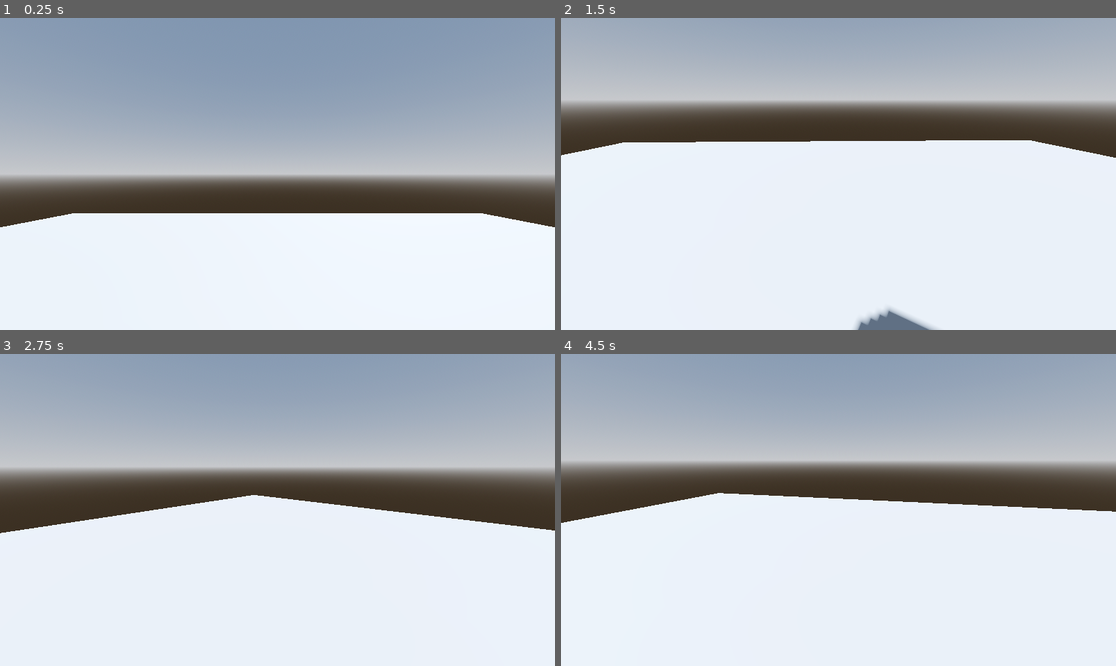
Above: before the commit, frames 1-4 (two rows, left to right).
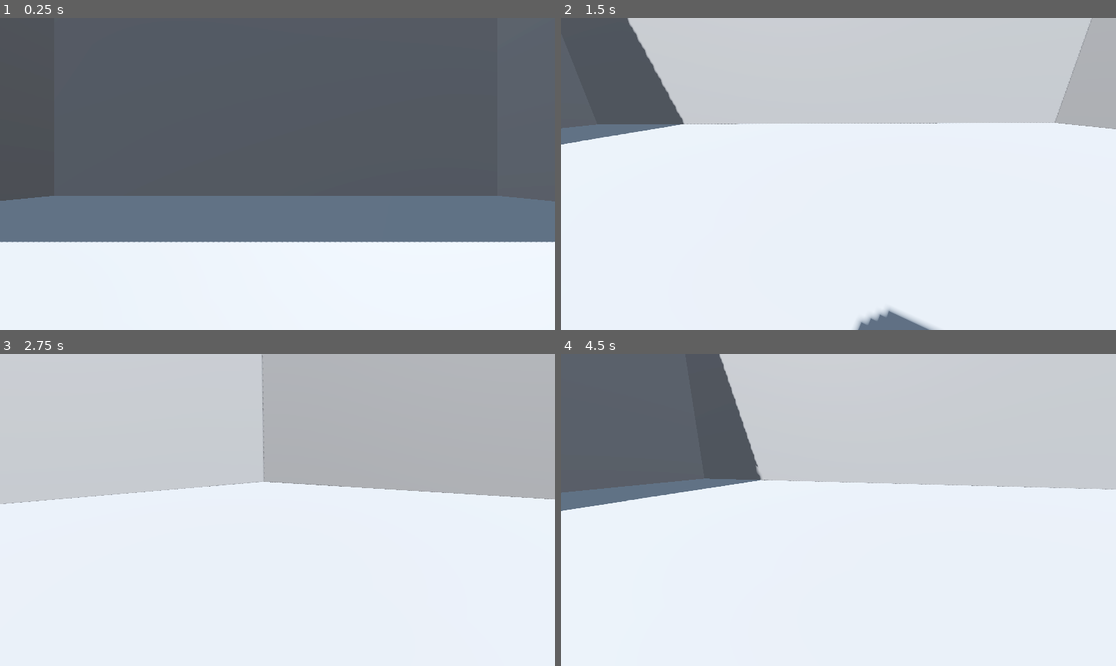
Above: after the commit, the same moments.

Repository: LeCodingOwl/split-3
Game: Godot game, scene res://main.tscn
Two runs of this game, one before a commit and one after it. Both use one fixed random seed, a clock stepped at 60 frames per second and the inputs below.
Inputs (mouse positions are in pixels of both pictures, inside the frame that each line leads up to):
- Up to frame 1 (0.25 s): no input
- Up to frame 2 (1.5 s): tap Enter (ui_accept) at 0.5, 0.77, 1.25 s; move the mouse to (960, 158) at 0.52 s; hold Right (ui_right) 0.53-1.28 s; click (960, 158) at 0.67 s; move the mouse to (810, 174) at 1.27 s; hold Up (ui_up) from 1.28 s (still down)
- Up to frame 3 (2.75 s): keep holding Up (ui_up); tap Enter (ui_accept) at 1.52, 2 s; move the mouse to (288, 503) at 2.02 s
- Up to frame 4 (4.5 s): keep holding Up (ui_up); tap Enter (ui_accept) at 2.75, 3.02, 3.5, 3.77, 4.25 s; move the mouse to (832, 516) at 2.77 s; move the mouse to (877, 513) at 3.52 s; move the mouse to (794, 506) at 4.27 s

The runs differ from the first frame. In frame 1, 71% of the frame differs, in the area x 0-100%, y 0-72%; in frame 2, 31%; in frame 3, 34%; in frame 4, 42%.

Commit message:
Testing rand spawning

Diff:
--- a/Player.gd
+++ b/Player.gd
@@ -8,6 +8,15 @@
 var gravity = ProjectSettings.get_setting("physics/3d/default_gravity")
 @onready var neck := $Neck
 @onready var camera := $Neck/Camera3D
+
+var direction = Vector3.ZERO
+
+func _ready():
+	direction.x = randi() % 500
+	direction.z = randi() % 500
+
+	print("directionX: " + str(direction.x))
+	print("directionZ: " + str(direction.z))
 
 func _unhandled_input(event: InputEvent) -> void:
 	if event is InputEventMouseButton:
--- a/main.tscn
+++ b/main.tscn
@@ -1,6 +1,17 @@
-[gd_scene load_steps=9 format=3 uid="uid://dcr67wj5hnxrw"]
+[gd_scene load_steps=11 format=3 uid="uid://dcr67wj5hnxrw"]
 
 [ext_resource type="Script" path="res://Player.gd" id="1_vqj43"]
+
+[sub_resource type="PlaneMesh" id="PlaneMesh_vso4i"]
+size = Vector2(40, 40)
+
+[sub_resource type="ConcavePolygonShape3D" id="ConcavePolygonShape3D_bbqqu"]
+data = PackedVector3Array(10, 0, 10, -10, 0, 10, 10, 0, -10, -10, 0, 10, -10, 0, -10, 10, 0, -10)
+
+[sub_resource type="BoxMesh" id="BoxMesh_ae66r"]
+
+[sub_resource type="ConcavePolygonShape3D" id="ConcavePolygonShape3D_5ohwt"]
+data = PackedVector3Array(-0.5, 0.5, 0.5, 0.5, 0.5, 0.5, -0.5, -0.5, 0.5, 0.5, 0.5, 0.5, 0.5, -0.5, 0.5, -0.5, -0.5, 0.5, 0.5, 0.5, -0.5, -0.5, 0.5, -0.5, 0.5, -0.5, -0.5, -0.5, 0.5, -0.5, -0.5, -0.5, -0.5, 0.5, -0.5, -0.5, 0.5, 0.5, 0.5, 0.5, 0.5, -0.5, 0.5, -0.5, 0.5, 0.5, 0.5, -0.5, 0.5, -0.5, -0.5, 0.5, -0.5, 0.5, -0.5, 0.5, -0.5, -0.5, 0.5, 0.5, -0.5, -0.5, -0.5, -0.5, 0.5, 0.5, -0.5, -0.5, 0.5, -0.5, -0.5, -0.5, 0.5, 0.5, 0.5, -0.5, 0.5, 0.5, 0.5, 0.5, -0.5, -0.5, 0.5, 0.5, -0.5, 0.5, -0.5, 0.5, 0.5, -0.5, -0.5, -0.5, 0.5, 0.5, -0.5, 0.5, -0.5, -0.5, -0.5, 0.5, -0.5, 0.5, 0.5, -0.5, -0.5, -0.5, -0.5, -0.5)
 
 [sub_resource type="ProceduralSkyMaterial" id="ProceduralSkyMaterial_vxwf1"]
 sky_horizon_color = Color(0.64625, 0.65575, 0.67075, 1)
@@ -15,12 +26,6 @@
 tonemap_mode = 2
 glow_enabled = true
 
-[sub_resource type="PlaneMesh" id="PlaneMesh_vso4i"]
-size = Vector2(20, 20)
-
-[sub_resource type="ConcavePolygonShape3D" id="ConcavePolygonShape3D_bbqqu"]
-data = PackedVector3Array(10, 0, 10, -10, 0, 10, 10, 0, -10, -10, 0, 10, -10, 0, -10, 10, 0, -10)
-
 [sub_resource type="CapsuleMesh" id="CapsuleMesh_xblgj"]
 
 [sub_resource type="ConvexPolygonShape3D" id="ConvexPolygonShape3D_eqgit"]
@@ -28,20 +33,59 @@
 
 [node name="Node3D" type="Node3D"]
 
+[node name="Room" type="Node3D" parent="."]
+
+[node name="Floor" type="MeshInstance3D" parent="Room"]
+mesh = SubResource("PlaneMesh_vso4i")
+skeleton = NodePath("../..")
+
+[node name="StaticBody3D" type="StaticBody3D" parent="Room/Floor"]
+
+[node name="CollisionShape3D" type="CollisionShape3D" parent="Room/Floor/StaticBody3D"]
+shape = SubResource("ConcavePolygonShape3D_bbqqu")
+
+[node name="Wall" type="MeshInstance3D" parent="Room"]
+transform = Transform3D(2, 0, 0, 0, 25, 0, 0, 0, 40, 20.461, 12.163, 0)
+mesh = SubResource("BoxMesh_ae66r")
+
+[node name="StaticBody3D" type="StaticBody3D" parent="Room/Wall"]
+
+[node name="CollisionShape3D" type="CollisionShape3D" parent="Room/Wall/StaticBody3D"]
+shape = SubResource("ConcavePolygonShape3D_5ohwt")
+
+[node name="Wall2" type="MeshInstance3D" parent="Room"]
+transform = Transform3D(2, 0, 0, 0, 25, 0, 0, 0, 40, -20.757, 12.163, 0)
+mesh = SubResource("BoxMesh_ae66r")
+
+[node name="StaticBody3D" type="StaticBody3D" parent="Room/Wall2"]
+
+[node name="CollisionShape3D" type="CollisionShape3D" parent="Room/Wall2/StaticBody3D"]
+shape = SubResource("ConcavePolygonShape3D_5ohwt")
+
+[node name="Wall3" type="MeshInstance3D" parent="Room"]
+transform = Transform3D(-8.74228e-08, 0, 40, 0, 25, 0, -2, 0, -1.74846e-06, -0.129, 12.163, -18.997)
+mesh = SubResource("BoxMesh_ae66r")
+
+[node name="StaticBody3D" type="StaticBody3D" parent="Room/Wall3"]
+
+[node name="CollisionShape3D" type="CollisionShape3D" parent="Room/Wall3/StaticBody3D"]
+shape = SubResource("ConcavePolygonShape3D_5ohwt")
+
+[node name="Wall4" type="MeshInstance3D" parent="Room"]
+transform = Transform3D(-8.74228e-08, 0, 40, 0, 25, 0, -2, 0, -1.74846e-06, -0.129, 12.163, 18.882)
+mesh = SubResource("BoxMesh_ae66r")
+
+[node name="StaticBody3D" type="StaticBody3D" parent="Room/Wall4"]
+
+[node name="CollisionShape3D" type="CollisionShape3D" parent="Room/Wall4/StaticBody3D"]
+shape = SubResource("ConcavePolygonShape3D_5ohwt")
+
 [node name="WorldEnvironment" type="WorldEnvironment" parent="."]
 environment = SubResource("Environment_cnw61")
 
 [node name="DirectionalLight3D" type="DirectionalLight3D" parent="."]
 transform = Transform3D(-0.866025, -0.433013, 0.25, 0, 0.5, 0.866025, -0.5, 0.75, -0.433013, 0, 0, 0)
 shadow_enabled = true
-
-[node name="Floor" type="MeshInstance3D" parent="."]
-mesh = SubResource("PlaneMesh_vso4i")
-
-[node name="StaticBody3D" type="StaticBody3D" parent="Floor"]
-
-[node name="CollisionShape3D" type="CollisionShape3D" parent="Floor/StaticBody3D"]
-shape = SubResource("ConcavePolygonShape3D_bbqqu")
 
 [node name="CharacterBody3D" type="CharacterBody3D" parent="."]
 transform = Transform3D(1, 0, 0, 0, 1, 0, 0, 0, 1, 0, 1.2676, 0)
